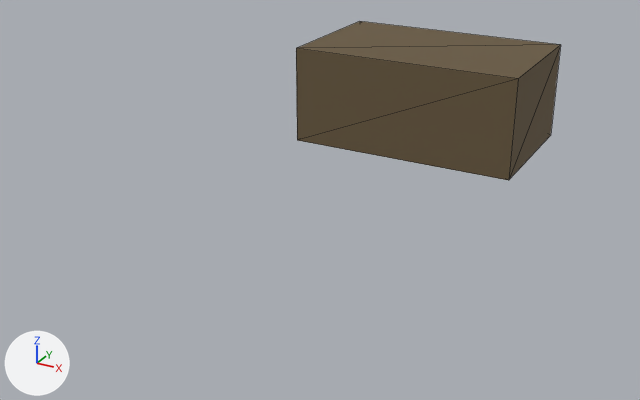
Before and after pictures for a commit that changed the glTF model assets/export/glB/objects/GP-OBJ-0106-LOD1.glb.
The view is the same before and after, from a 50 mm camera at (12.0, -25.9, -18.3) aimed at (-0.7, -2.9, -29.8). The lights are fixed; the arrows at lower left show +X, +Y and +Z. The picture after the commit comes second. Mesh edges are drawn as thin lines. Vertices at exactly the same position are counted once.

The first picture shows 'Subterranean Chamber'.
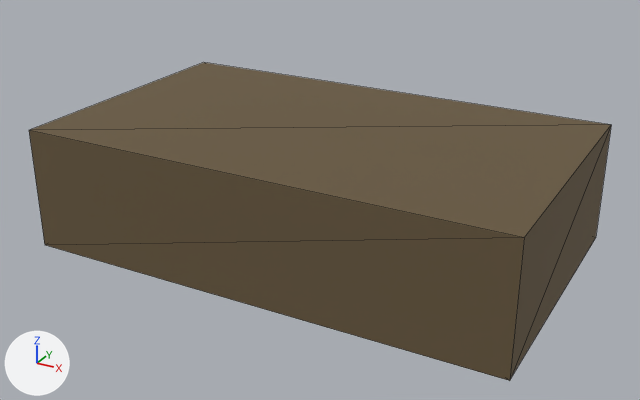
Changed parts and their boxes (x1, y1, x2, y2) in the pictures (640 x 400 px):
'Subterranean Chamber', reshaped, moved (119% wider, 99% taller): before (296, 21, 561, 180); after (29, 63, 611, 381)

The change in detail:
me_mesh_0 is used by ob_subterranean_chamber; location (0.0, 4.21, -28.02).
me_mesh_0 had 8 vertices, 12 faces and spanned x -4.15..4.15, y -2.6..2.6, z -1.78..1.78.
me_mesh_0 now has 8 vertices, 12 faces and spans x -7.03..7.03, y -4.14..4.14, z -1.78..1.78.
Part 1, on me_mesh_0:
Vertex 0 of me_mesh_0 moves from (4.15, -2.6, 1.78) at pixel (518, 78) to (7.03, -4.14, 1.78) at pixel (524, 237).
Vertex 1 of me_mesh_0 moves from (4.15, 2.6, 1.78) at pixel (560, 44) to (7.03, 4.14, 1.78) at pixel (611, 124).
Vertex 2 of me_mesh_0 moves from (4.15, -2.6, -1.78) at pixel (508, 180) to (7.03, -4.14, -1.78) at pixel (509, 380).
Vertex 3 of me_mesh_0 moves from (4.15, 2.6, -1.78) at pixel (550, 135) to (7.03, 4.14, -1.78) at pixel (595, 237).
Vertex 4 of me_mesh_0 moves from (-4.15, 2.6, 1.78) at pixel (359, 21) to (-7.03, 4.14, 1.78) at pixel (203, 62).
Vertex 5 of me_mesh_0 moves from (-4.15, -2.6, 1.78) at pixel (296, 48) to (-7.03, -4.14, 1.78) at pixel (28, 130).
Vertex 6 of me_mesh_0 moves from (-4.15, 2.6, -1.78) to (-7.03, 4.14, -1.78).
Vertex 7 of me_mesh_0 moves from (-4.15, -2.6, -1.78) at pixel (297, 140) to (-7.03, -4.14, -1.78) at pixel (44, 245).
Object 'Subterranean Chamber' (ob_subterranean_chamber) moves from (0.0, 4.21, -28.02) to (0.66, -5.18, -28.22).
